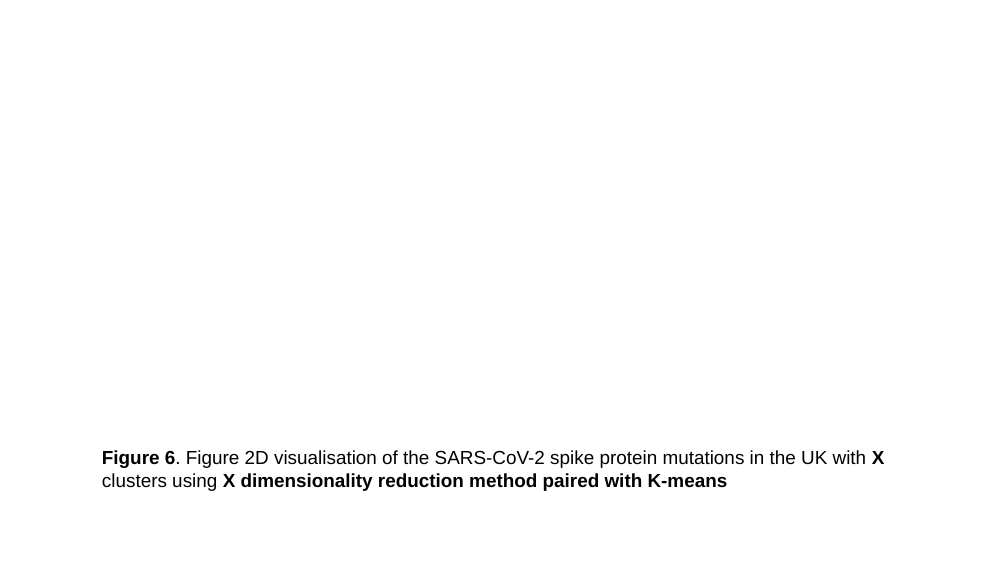
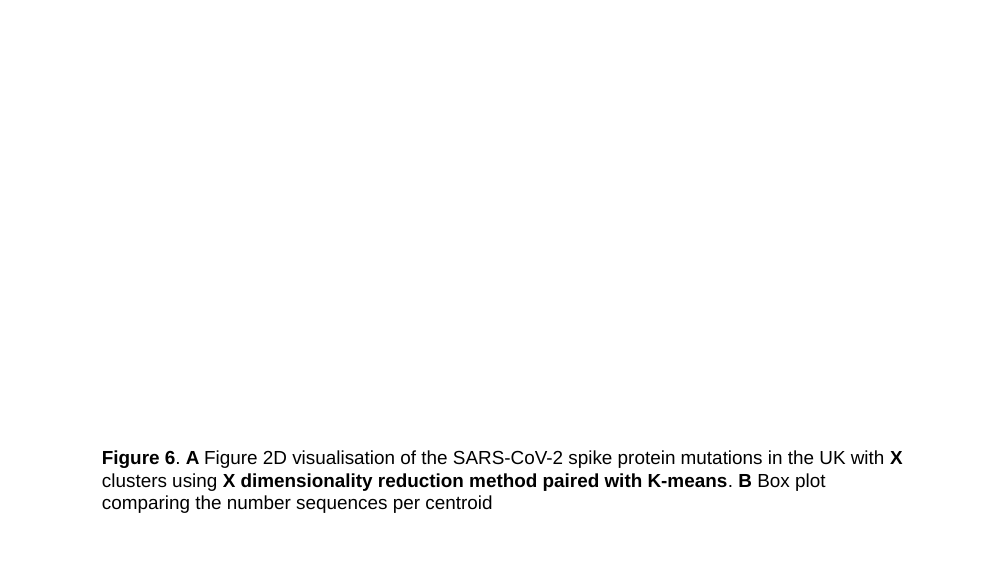
Before and after one commit to sha524/Spike_protein, a slide deck: slide 6 of Plots and Figures/Real plots and figures/Completed figures with captions.pptx. Drawn at 1008x567 pixels with LibreOffice and Linux fonts; fonts in the diff are those of the drawing. Boxes give left, top, right and bottom in pixels: in the first picture for what was removed or moved away, otherwise in the second. Text is boxed around its words. In the diff, an @@ line names an element or a change of style, - is before the commit and + after.

Commit message:
Figure legends and outline for report

```diff
--- a/Plots and Figures/Real plots and figures/Completed figures with captions.pptx
+++ b/Plots and Figures/Real plots and figures/Completed figures with captions.pptx
@@ text at [102, 450, 903, 513]: text changed @@
-Figure 6. Figure 2D visualisation of the SARS-CoV-2 spike protein mutations in the UK with X clusters using X dimensionality reduction method paired with K-means
+Figure 6. A Figure 2D visualisation of the SARS-CoV-2 spike protein mutations in the UK with X clusters using X dimensionality reduction method paired with K-means. B Box plot comparing the number sequences per centroid
```
Also in this commit, not shown: 2 other slides changed, 1 slide added, 1 slide removed, 1 other file.
